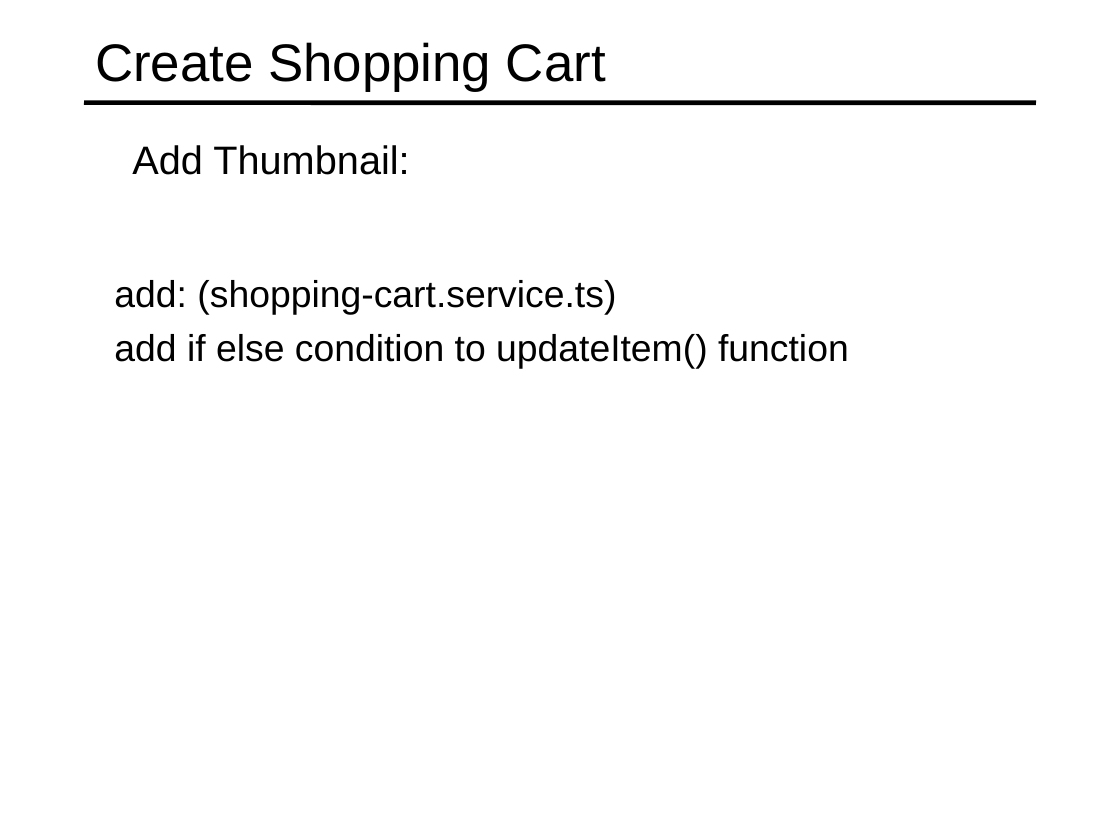
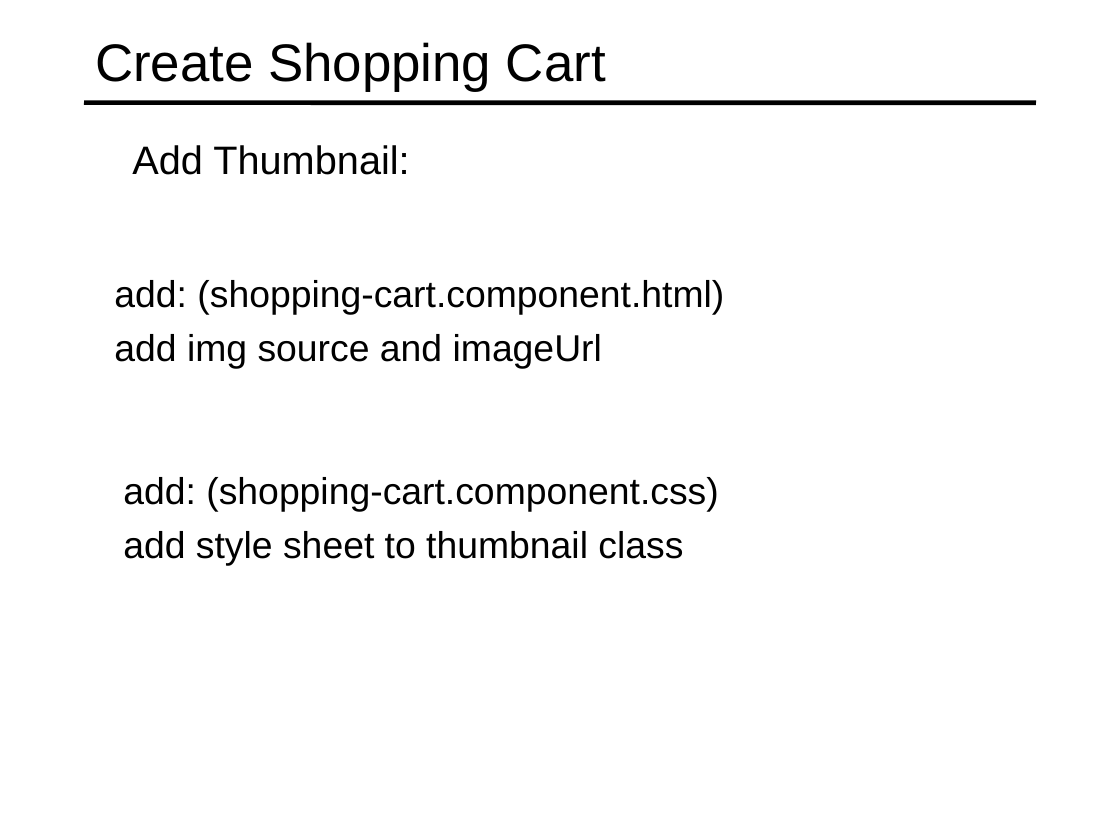
Before and after one commit to specter01wj/Jago_Link_Training, a slide deck: slide 25 of Angular/Angular7/Angular Advanced Course/Project/21.Project_Shopping Cart Module/L5_Project_Shopping Cart Module.ppt. Drawn at 1120x840 pixels with LibreOffice and Linux fonts; fonts in the diff are those of the drawing. Boxes give left, top, right and bottom in pixels: in the first picture for what was removed or moved away, otherwise in the second. Text is boxed around its words. In the diff, an @@ line names an element or a change of style, - is before the commit and + after.

Commit message:
11/04/2019 v1

```diff
--- a/Angular/Angular7/Angular Advanced Course/Project/21.Project_Shopping Cart Module/L5_Project_Shopping Cart Module.ppt
+++ b/Angular/Angular7/Angular Advanced Course/Project/21.Project_Shopping Cart Module/L5_Project_Shopping Cart Module.ppt
@@ text at (x1=114, y1=280, x2=724, y2=369): text changed @@
-  add: (shopping-cart.service.ts)
-  add if else condition to updateItem() function
+  add: (shopping-cart.component.html)
+  add img source and imageUrl
@@ text added at (x1=123, y1=477, x2=718, y2=566), 24 pt, text #000000 @@
+  add: (shopping-cart.component.css)
+  add style sheet to thumbnail class
```
